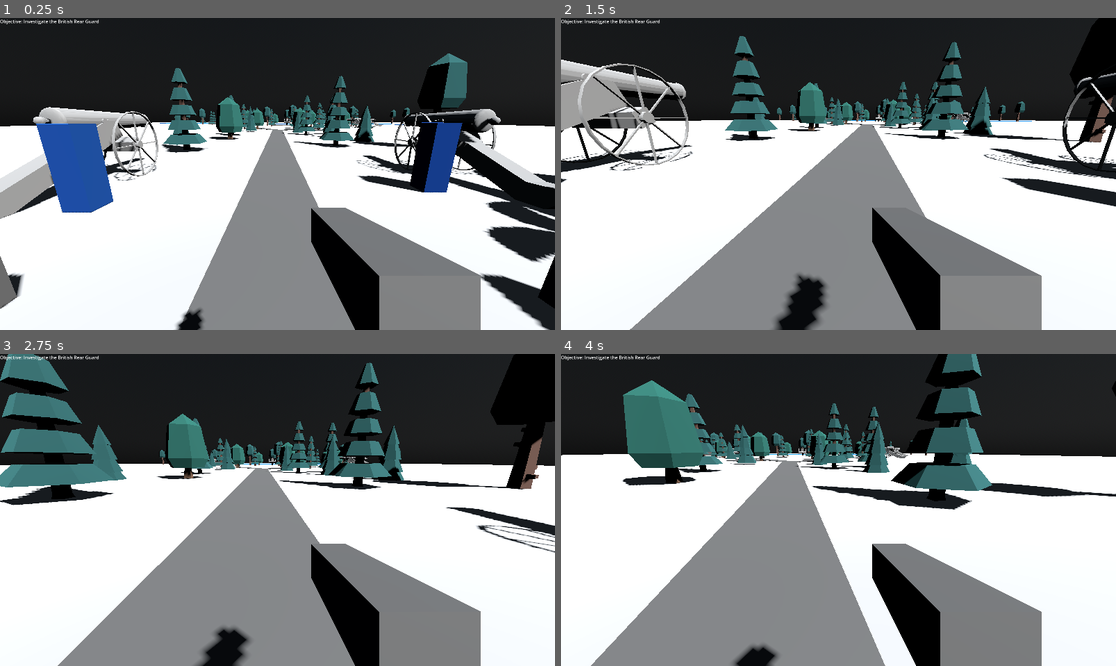
Above: before the commit, frames 1-4 (two rows, left to right).
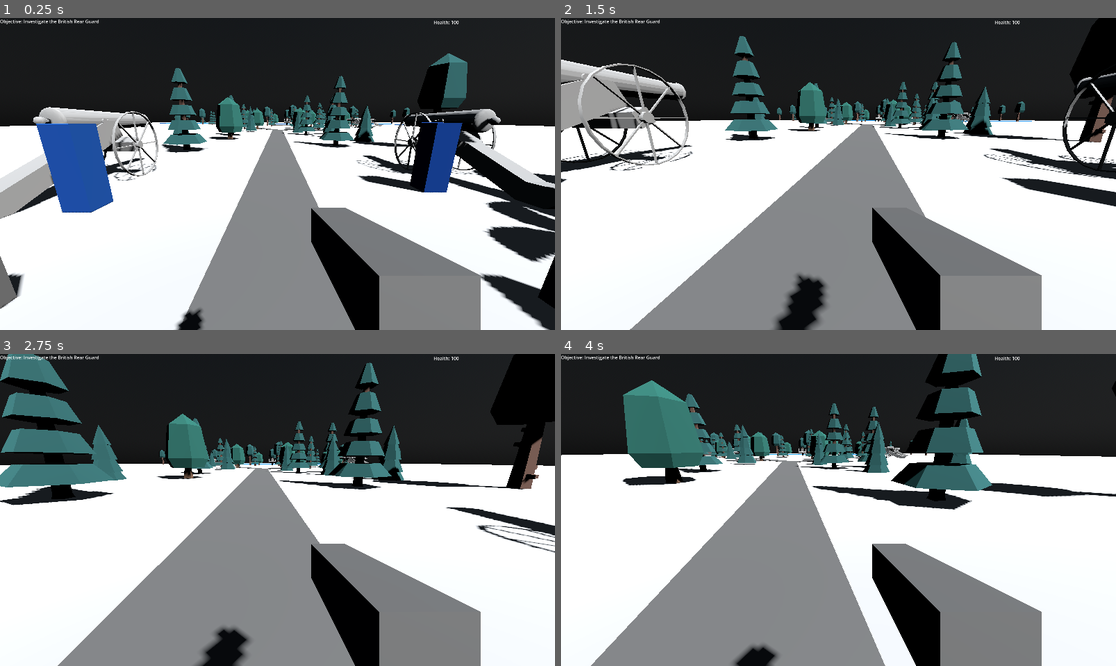
Above: after the commit, the same moments.

Repository: TheExpert24/America250-production
Game: Godot game, scene res://green_spring.tscn
The game is run twice, just before and just after one commit, with the same random seed, the same clock (stepped at 60 frames per second) and the same inputs.
Inputs (mouse positions are in pixels of both pictures, inside the frame that each line leads up to):
- Up to frame 1 (0.25 s): no input
- Up to frame 2 (1.5 s): move the mouse to (866, 174) at 0.52 s; hold Up (move_forward) from 0.53 s (still down); click (866, 174) at 0.67 s; tap Space (jump) at 0.77 s; move the mouse to (810, 174) at 1.27 s
- Up to frame 3 (2.75 s): keep holding Up (move_forward); tap Space (jump) at 1.52 s; move the mouse to (288, 503) at 2.02 s
- Up to frame 4 (4 s): keep holding Up (move_forward); move the mouse to (832, 516) at 2.77 s; click (832, 516) at 2.92 s; tap Space (jump) at 3.02, 3.77 s; move the mouse to (877, 513) at 3.52 s

The runs differ from the first frame. In frame 1, less than 0.1% of the frame differs, in the area x 1-99%, y 0-35%; in frame 2, less than 0.1%; in frame 3, less than 0.1%, in the area x 31-98%, y 0-83%; in frame 4, less than 0.1%.

Commit message:
gave the british guns, and added a health counter

Diff:
--- a/Enemy.gd
+++ b/Enemy.gd
@@ -10,6 +10,9 @@
 var retreat_timer := 0.0
 
 var formation_offset := Vector3.ZERO
+
+var shoot_range := 15.0
+var shoot_cooldown := 4.0
 
 @onready var mesh = $MeshInstance3D
 
@@ -91,11 +94,15 @@
 
 	else:
 
-		global_position += direction * 3.5 * delta
+		if global_position.distance_to(player.global_position) > shoot_range:
+			global_position += direction * 3.5 * delta
 
-	if global_position.distance_to(player.global_position) < 1.5:
+	if global_position.distance_to(player.global_position) <= shoot_range:
 
 		if attack_timer <= 0:
 
-			player.take_damage(10)
-			attack_timer = 1.0
+			player.take_damage(3)
+
+			print("BRITISH FIRED")
+
+			attack_timer = shoot_cooldown
--- a/green_spring.tscn
+++ b/green_spring.tscn
@@ -119,7 +119,7 @@
 [node name="Main3D" type="Node3D" unique_id=1747885889]
 
 [node name="Ground" type="MeshInstance3D" parent="." unique_id=1926283095]
-transform = Transform3D(2.655, -2.2928227e-15, 4.782026e-07, 0, 0.075, 4.782026e-07, -4.6421493e-07, -1.3113417e-08, 2.735, -0.03772354, -0.035438538, -0.1909256)
+transform = Transform3D(2.655, -2.2928227e-15, 4.782026e-07, 0, 0.075, 4.782026e-07, -4.6421493e-07, -1.3113417e-08, 2.735, -0.3778057, -0.035442352, -0.20837021)
 material_override = SubResource("StandardMaterial3D_uvjrx")
 material_overlay = SubResource("StandardMaterial3D_jcwa4")
 mesh = SubResource("BoxMesh_aas03")
@@ -170,6 +170,13 @@
 [node name="CollisionShape3D" type="CollisionShape3D" parent="Enemy1" unique_id=746602221]
 shape = SubResource("BoxShape3D_pt58c")
 
+[node name="Gun" type="Node3D" parent="Enemy1" unique_id=2087816093]
+transform = Transform3D(1, 0, 0, 0, 1, 0, 0, 0, 1, -1.3118267, 2.6954842, 0.67313004)
+
+[node name="MeshInstance3D" type="MeshInstance3D" parent="Enemy1/Gun" unique_id=515808847]
+transform = Transform3D(1, 0, 0, 0, 1, 0, 0, 0, 1, 0.7553234, -0.7210548, -0.79999924)
+mesh = SubResource("BoxMesh_pt58c")
+
 [node name="American1" type="StaticBody3D" parent="." unique_id=880082942 groups=["enemy"]]
 transform = Transform3D(1, 0, 0, 0, 1, 0, 0, 0, 1, -3, 0.5, -5)
 
@@ -215,6 +222,13 @@
 [node name="CollisionShape3D" type="CollisionShape3D" parent="Enemy4" unique_id=401522962]
 shape = SubResource("BoxShape3D_pt58c")
 
+[node name="Gun" type="Node3D" parent="Enemy4" unique_id=1705402003]
+transform = Transform3D(1, 0, 0, 0, 1, 0, 0, 0, 1, -1.4108353, 2.945508, 1.3555298)
+
+[node name="MeshInstance3D" type="MeshInstance3D" parent="Enemy4/Gun" unique_id=2008615626]
+transform = Transform3D(1, 0, 0, 0, 1, 0, 0, 0, 1, 0.5672722, -0.73338485, -1.2159004)
+mesh = SubResource("BoxMesh_pt58c")
+
 [node name="Enemy5" type="StaticBody3D" parent="." unique_id=1821864685 groups=["enemy"]]
 transform = Transform3D(1, 0, 0, 0, 1, 0, 0, 0, 1, 20, 0, -40)
 script = ExtResource("3_6k7uv")
@@ -227,6 +241,13 @@
 [node name="CollisionShape3D" type="CollisionShape3D" parent="Enemy5" unique_id=285150259]
 shape = SubResource("BoxShape3D_pt58c")
 
+[node name="Gun" type="Node3D" parent="Enemy5" unique_id=1353129644]
+transform = Transform3D(1, 0, 0, 0, 1, 0, 0, 0, 1, 0.8483448, 2.2018805, -0.41942978)
+
+[node name="MeshInstance3D" type="MeshInstance3D" parent="Enemy5/Gun" unique_id=1308227078]
+transform = Transform3D(1, 0, 0, 0, 1, 0, 0, 0, 1, -0.40702057, -0.29999995, -0.114112854)
+mesh = SubResource("BoxMesh_pt58c")
+
 [node name="Enemy6" type="StaticBody3D" parent="." unique_id=1484726719 groups=["enemy"]]
 transform = Transform3D(1, 0, 0, 0, 1, 0, 0, 0, 1, -15, 0, -50)
 script = ExtResource("3_6k7uv")
@@ -239,17 +260,31 @@
 [node name="CollisionShape3D" type="CollisionShape3D" parent="Enemy6" unique_id=93767870]
 shape = SubResource("BoxShape3D_pt58c")
 
+[node name="Gun" type="Node3D" parent="Enemy6" unique_id=1715894391]
+transform = Transform3D(1, 0, 0, 0, 1, 0, 0, 0, 1, -4.128624, 1.5632248, 1.8395576)
+
+[node name="MeshInstance3D" type="MeshInstance3D" parent="Enemy6/Gun" unique_id=136781546]
+transform = Transform3D(1, 0, 0, 0, 1, 0, 0, 0, 1, 2.826746, -0.7310331, -1.498085)
+mesh = SubResource("BoxMesh_pt58c")
+
 [node name="Enemy7" type="StaticBody3D" parent="." unique_id=1123008024 groups=["enemy"]]
 transform = Transform3D(1, 0, 0, 0, 1, 0, 0, 0, 1, 15, 0, -50)
 script = ExtResource("3_6k7uv")
 
 [node name="MeshInstance3D" type="MeshInstance3D" parent="Enemy7" unique_id=1247095015]
-transform = Transform3D(1, 0, 0, 0, 1, 0, 0, 0, 1, 0, 1, 0)
+transform = Transform3D(1, 0, 0, 0, 1, 0, 0, 0, 1, 0.09593773, 1, -0.4722824)
 mesh = SubResource("BoxMesh_wiwsh")
 surface_material_override/0 = SubResource("StandardMaterial3D_nq60t")
 
 [node name="CollisionShape3D" type="CollisionShape3D" parent="Enemy7" unique_id=1092289126]
 shape = SubResource("BoxShape3D_pt58c")
+
+[node name="Gun" type="Node3D" parent="Enemy7" unique_id=702087550]
+transform = Transform3D(1, 0, 0, 0, 1, 0, 0, 0, 1, -1.074543, 2.2692614, -0.7434349)
+
+[node name="MeshInstance3D" type="MeshInstance3D" parent="Enemy7/Gun" unique_id=550635908]
+transform = Transform3D(1, 0, 0, 0, 1, 0, 0, 0, 1, -0.15845394, 0.35243154, -1.4920769)
+mesh = SubResource("BoxMesh_pt58c")
 
 [node name="Enemy8" type="StaticBody3D" parent="." unique_id=982169029 groups=["enemy"]]
 transform = Transform3D(1, 0, 0, 0, 1, 0, 0, 0, 1, 0, 0, -60)
@@ -262,6 +297,13 @@
 
 [node name="CollisionShape3D" type="CollisionShape3D" parent="Enemy8" unique_id=1128978597]
 shape = SubResource("BoxShape3D_pt58c")
+
+[node name="Gun" type="Node3D" parent="Enemy8" unique_id=308046831]
+transform = Transform3D(1, 0, 0, 0, 1, 0, 0, 0, 1, -0.9026537, 1.7942, 0.5774956)
+
+[node name="MeshInstance3D" type="MeshInstance3D" parent="Enemy8/Gun" unique_id=1977508329]
+transform = Transform3D(1, 0, 0, 0, 1, 0, 0, 0, 1, 0.3, -0.3, -0.8)
+mesh = SubResource("BoxMesh_pt58c")
 
 [node name="UI" type="CanvasLayer" parent="." unique_id=851229771]
 
@@ -285,6 +327,13 @@
 offset_bottom = 83.0
 text = "30"
 
+[node name="HealthLabel" type="Label" parent="UI" unique_id=2116918003]
+offset_left = 1500.0
+offset_top = 3.0
+offset_right = 1588.0
+offset_bottom = 26.0
+text = "Health: 100"
+
 [node name="AmbushTrigger" type="Area3D" parent="." unique_id=100278074]
 transform = Transform3D(1, 0, 0, 0, 1, 0, 0, 0, 1, 0, 0, -92)
 script = ExtResource("5_6k7uv")
@@ -310,6 +359,13 @@
 visible = false
 shape = SubResource("BoxShape3D_pt58c")
 
+[node name="Gun" type="Node3D" parent="Enemy2" unique_id=1338634961]
+transform = Transform3D(1, 0, 0, 0, 1, 0, 0, 0, 1, 0, 2.4144773, 0)
+
+[node name="MeshInstance3D" type="MeshInstance3D" parent="Enemy2/Gun" unique_id=547463896]
+transform = Transform3D(1, 0, 0, 0, 1, 0, 0, 0, 1, 0.3, -0.3, -0.8)
+mesh = SubResource("BoxMesh_pt58c")
+
 [node name="Enemy3" type="StaticBody3D" parent="." unique_id=675100054 groups=["enemy"]]
 transform = Transform3D(1, 0, 0, 0, 1, 0, 0, 0, 1, 10, 0, -30)
 script = ExtResource("3_6k7uv")
@@ -321,6 +377,13 @@
 
 [node name="CollisionShape3D" type="CollisionShape3D" parent="Enemy3" unique_id=438956178]
 shape = SubResource("BoxShape3D_pt58c")
+
+[node name="Gun" type="Node3D" parent="Enemy3" unique_id=729950838]
+transform = Transform3D(1, 0, 0, 0, 1, 0, 0, 0, 1, -0.8143673, 2.714777, -0.6158562)
+
+[node name="MeshInstance3D" type="MeshInstance3D" parent="Enemy3/Gun" unique_id=1635271312]
+transform = Transform3D(1, 0, 0, 0, 1, 0, 0, 0, 1, 0.3, -0.3, -0.8)
+mesh = SubResource("BoxMesh_pt58c")
 
 [node name="RetreatTrigger" type="Area3D" parent="." unique_id=305095253]
 transform = Transform3D(1, 0, 0, 0, 1, 0, 0, 0, 1, 0, 0, 30)
--- a/player.gd
+++ b/player.gd
@@ -17,7 +17,7 @@
 @onready var camera = $Neck/Camera3D
 @onready var hit_marker = null
 @onready var gunshot_sfx = $GunShot
-
+@onready var health_label = get_tree().current_scene.get_node("UI/HealthLabel")
 
 func _ready():
 	alive = true
@@ -25,7 +25,7 @@
 
 	Input.mouse_mode = Input.MOUSE_MODE_CAPTURED
 	hit_marker = get_tree().current_scene.get_node("UI/HitMarker")
-
+	health_label.text = "Health: " + str(health)
 	print("PLAYER READY - ALIVE =", alive)
 
 
@@ -39,7 +39,7 @@
 		health = 0
 
 	print("Health:", health)
-
+	health_label.text = "Health: " + str(health)
 	if health <= 0:
 		alive = false
 		Input.mouse_mode = Input.MOUSE_MODE_VISIBLE
